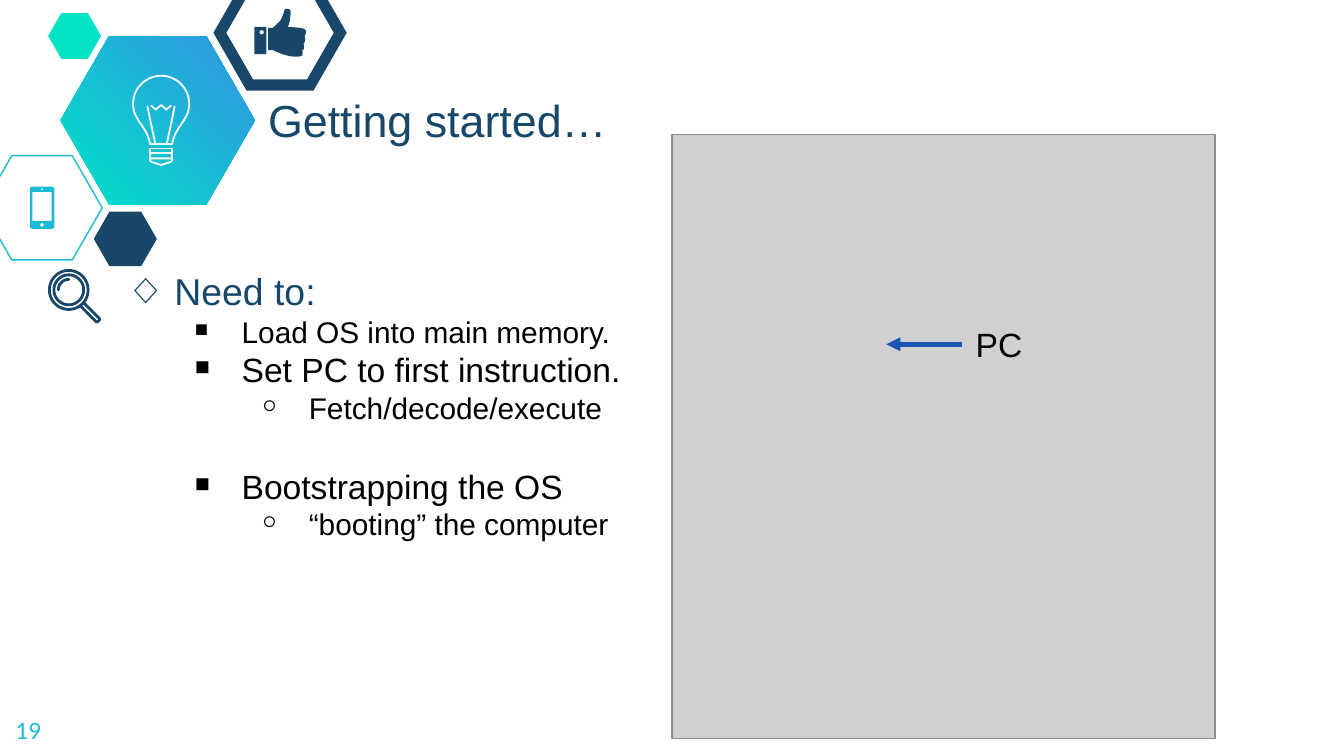
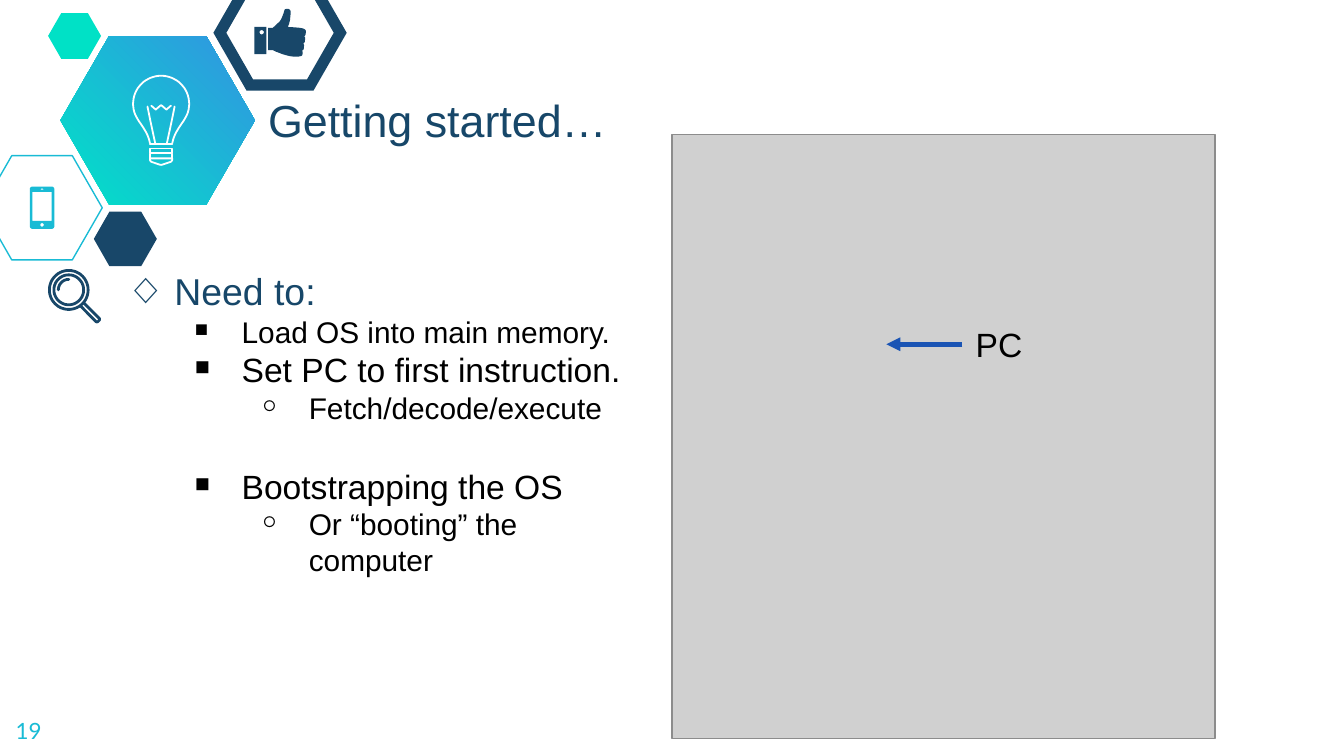
Before and after one commit to dickinson-comp256/COMP256, a slide deck: slide 19 of docs/slides/20-S-OSAbstractions.pptx. Drawn at 1344x756 pixels with LibreOffice and Linux fonts; fonts in the diff are those of the drawing; grey boxes stand for pictures; background and template pictures are left out. Boxes give left, top, right and bottom in pixels: in the first picture for what was removed or moved away, otherwise in the second. Text is boxed around its words. In the diff, an @@ line names an element or a change of style, - is before the commit and + after.

```diff
--- a/docs/slides/20-S-OSAbstractions.pptx
+++ b/docs/slides/20-S-OSAbstractions.pptx
@@ text at [309, 513, 517, 577]: text changed @@
-    ￮ “booting” the computer
+    ￮ Or “booting” the computer
```
Also in this commit, not shown: 5 other slides changed, 1 other file.
